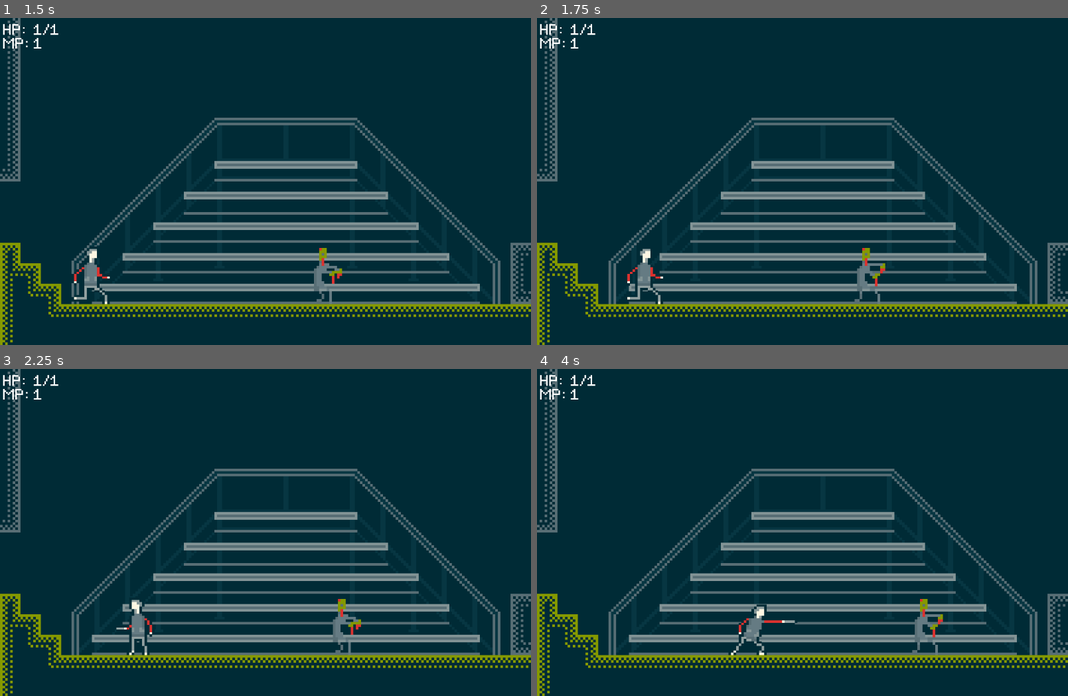
Above: before the commit, frames 1-4 (two rows, left to right).
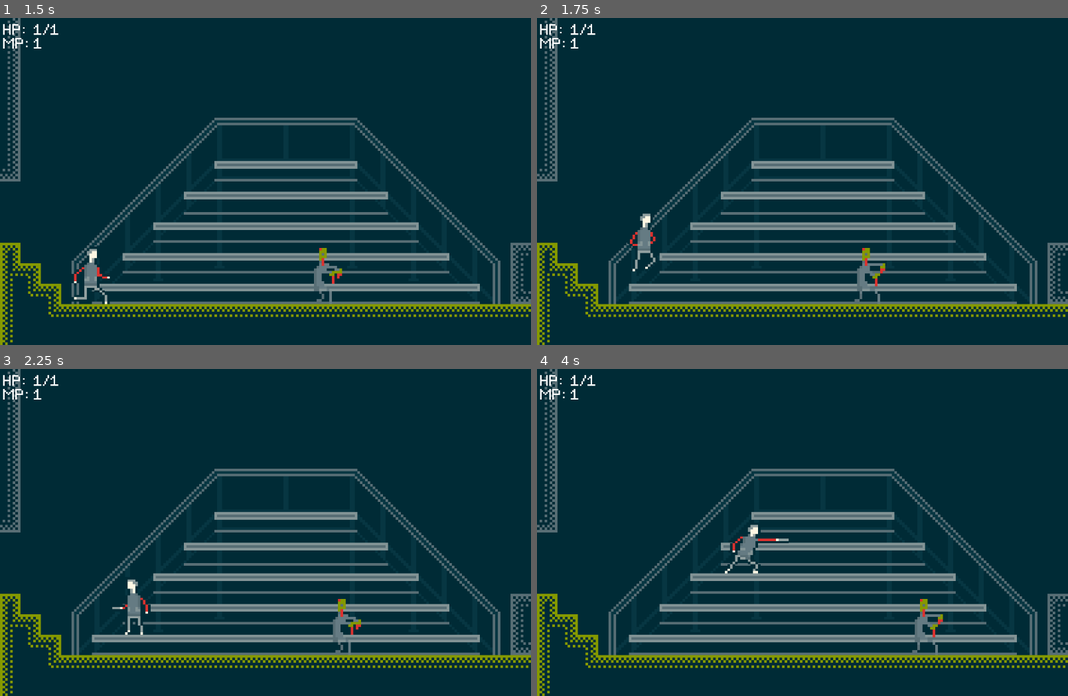
Above: after the commit, the same moments.

Repository: CloneDeath/ZombiesAteMyTeacher
Game: Godot game, scene res://Levels/Levels/Classroom/Classroom.tscn
Two runs of this game, one before a commit and one after it. Both use one fixed random seed, a clock stepped at 60 frames per second and the inputs below.
Inputs:
- Up to frame 1 (1.5 s): hold Right (move_right) from 0.53 s (still down); tap F (attack_weapon) at 0.6 s; tap Space (move_jump) at 0.77 s; tap Down (move_crouch) at 1.35 s
- Up to frame 2 (1.75 s): keep holding Right (move_right); tap Space (move_jump) at 1.52 s
- Up to frame 3 (2.25 s): release Right (move_right) at 2.03 s; hold Left (move_left) from 2.03 s (still down); tap F (attack_weapon) at 2.1 s
- Up to frame 4 (4 s): release Left (move_left) at 2.78 s; hold Right (move_right) from 2.78 s (still down); tap Down (move_crouch) at 2.85 s; tap Space (move_jump) at 3.02, 3.77 s; tap F (attack_weapon) at 3.6 s

Frame 1 is identical in both runs. In frame 2, 0.7% of the frame differs, in the area x 17-24%, y 59-88%; in frame 3, 0.7%; in frame 4, 0.9%, in the area x 35-49%, y 47-88%.

Commit message:
Gave the player a minimum jump height of about 1 block

Diff:
--- a/Player/States/InAir.gd
+++ b/Player/States/InAir.gd
@@ -4,7 +4,8 @@
 
 func update(player: Player, _delta):
 	var input = player.input;
-	if (player.velocity.y < 0 && input.Fall):
+	var vert_vel = player.velocity.y;
+	if (vert_vel < 0 && vert_vel > -150 && input.Fall):
 		player.velocity.y = 0;
 	var velocity = (int(input.Right)-int(input.Left));
 	player.velocity.x = velocity * run_speed;
